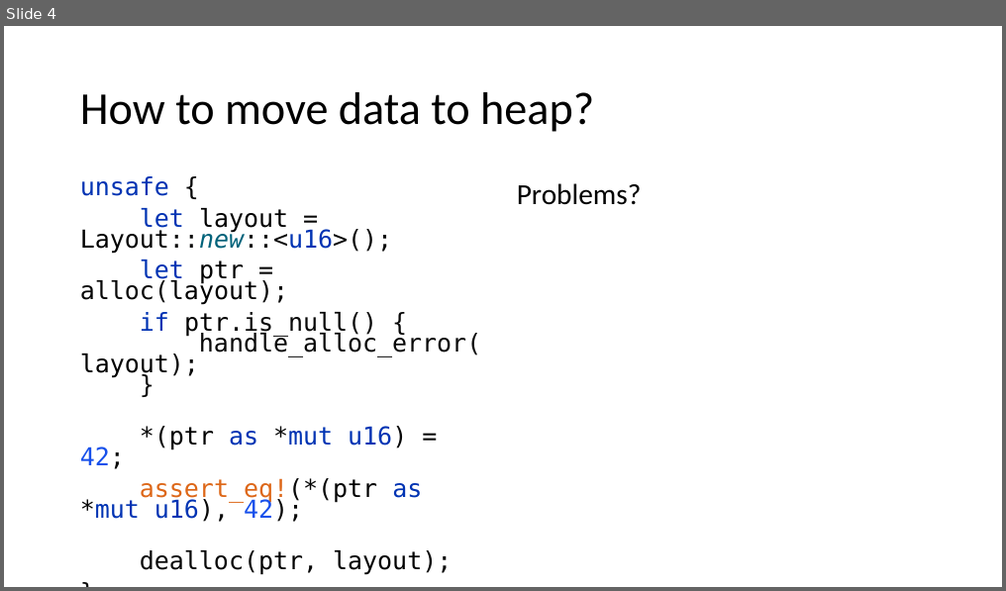
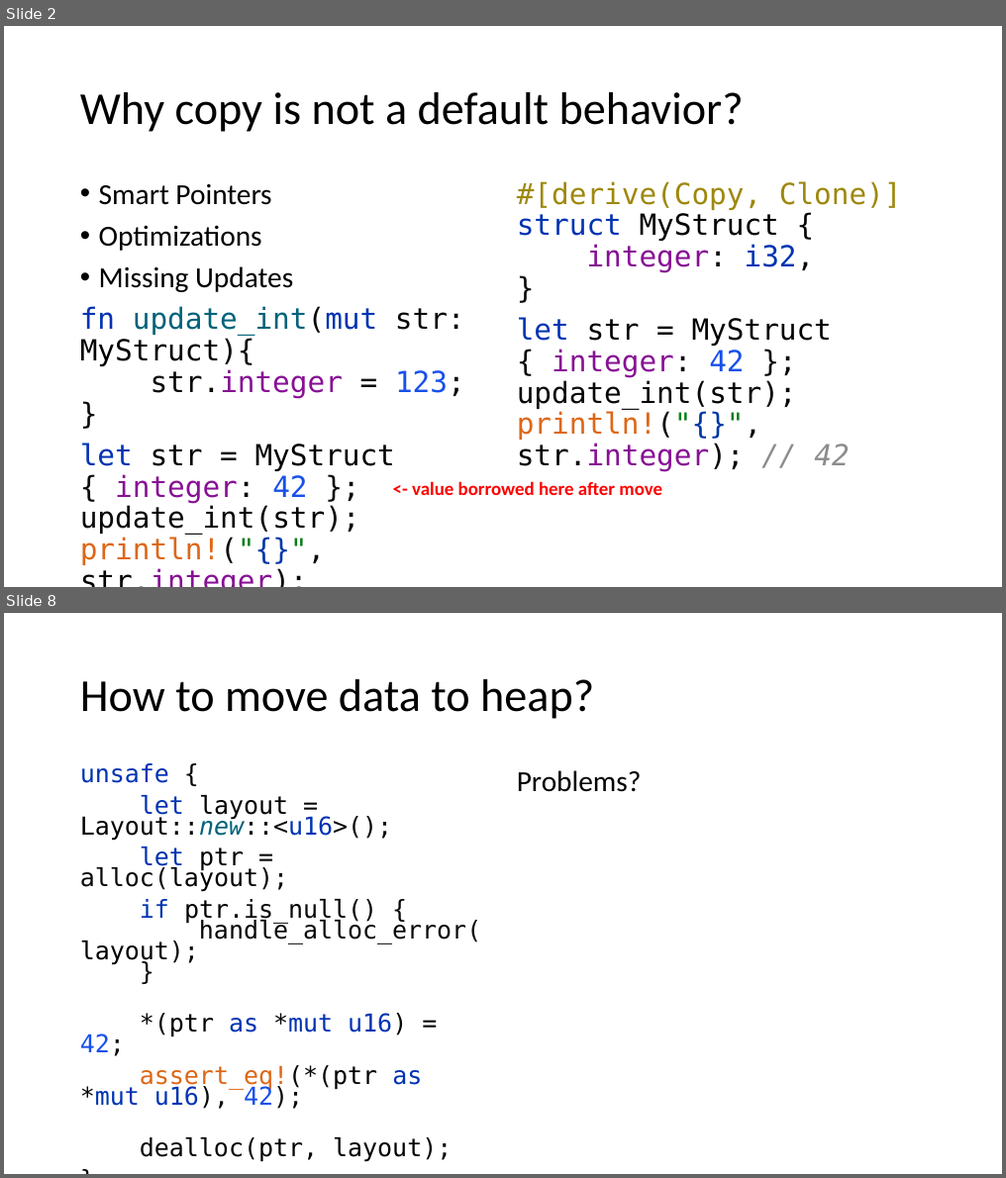
Before and after one commit to kugushev/course-rust-basics, a slide deck: src/05-SmartPointers/05-SmartPointers.pptx. Shown one above the other, each under a label of ours: slide 4 before the commit, slides 2 and 8 after it; the slides between them are not shown. The pictures are 1006x591 and 1006x1178 pixels, drawn with LibreOffice and Linux fonts; fonts in the diff are those of the drawing. Boxes give left, top, right and bottom in pixels: in the first picture for what was removed or moved away, otherwise in the second. Text is boxed around its words. In the diff, an @@ line names an element or a change of style, - is before the commit and + after.

Commit message:
add smart ptr hw

```diff
--- a/src/05-SmartPointers/05-SmartPointers.pptx
+++ b/src/05-SmartPointers/05-SmartPointers.pptx
@@ slide 2 added at (4,26,1002,587), background #FFFFFF @@
@@ title added at (80,92,744,132), 44 pt, text #000000 @@
+Why copy is not a default behavior?
@@ text added at (80,184,465,535), 28 pt, text #000000 @@
+• Smart Pointers
+• Optimizations
+• Missing Updates
+fn update_int(mut str: MyStruct){
+str.integer = 123;
+}
+let str = MyStruct { integer: 42 };
+update_int(str);
+println!("{}", str.integer);
@@ text added at (517,181,902,472), 28 pt, text #080808 @@
+#[derive(Copy, Clone)]
+struct MyStruct {
+integer: i32,
+}
+let str = MyStruct { integer: 42 };
+update_int(str);
+println!("{}", str.integer); // 42
@@ text added at (412,481,662,495), 18 pt, text #FF0000, bold @@
+<- value borrowed here after move
@@ what was slide 4 is now slide 8 @@
```
Also in this commit, not shown: 4 slides changed, 7 other slides added, 1 other file.
